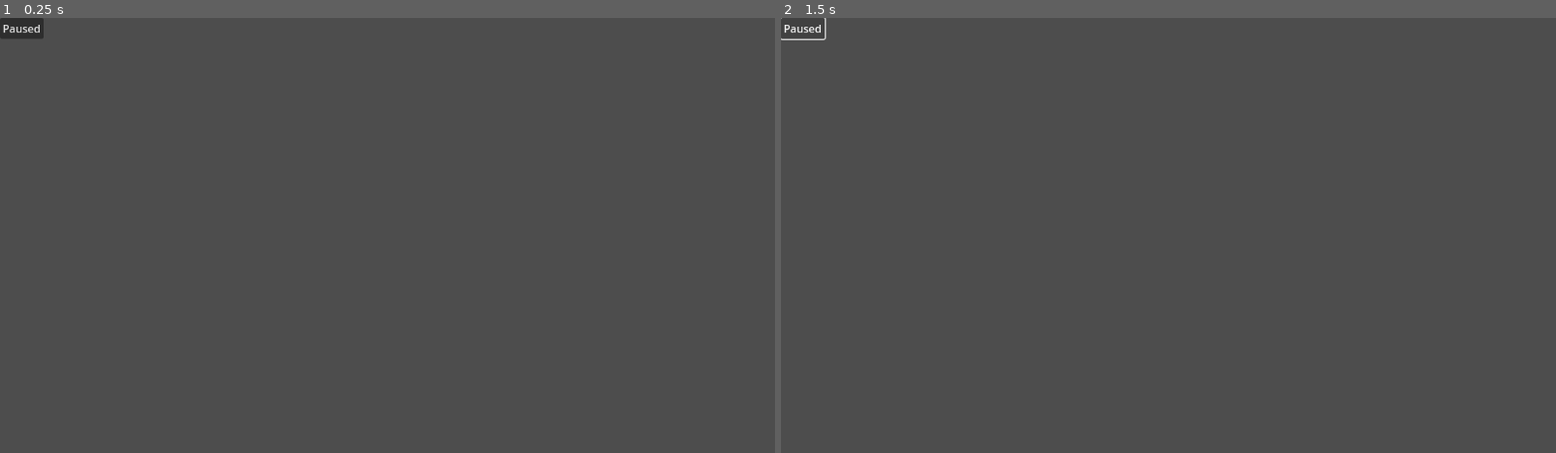
Above: before the commit, frames 1-2 (left to right).
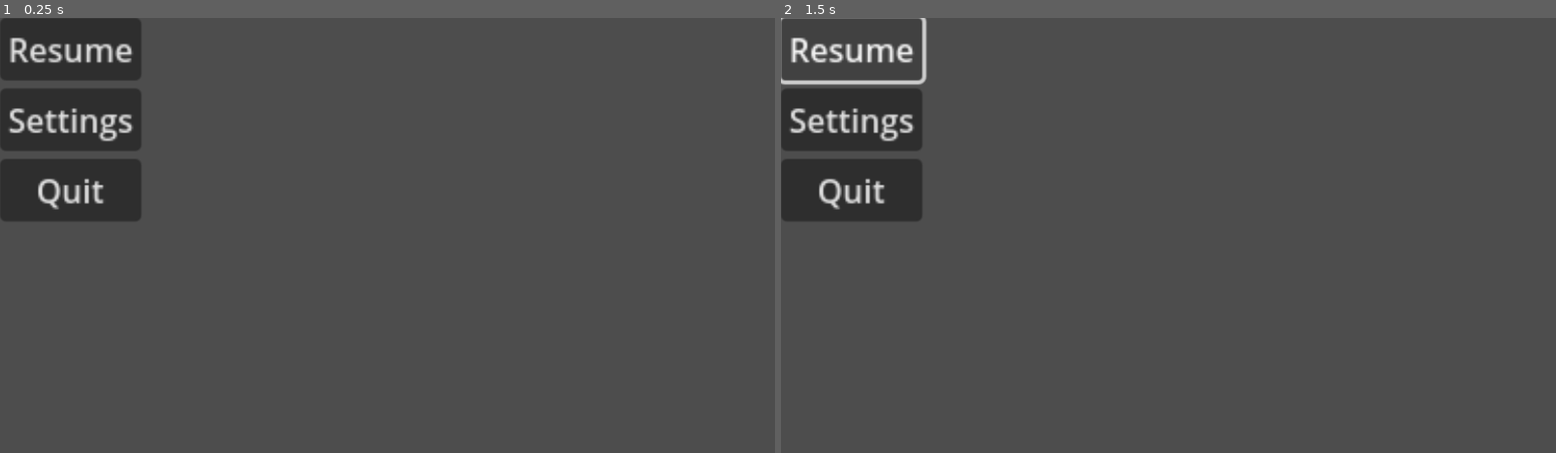
Above: after the commit, the same moments.

Repository: ChaffeyGameDevelopmentClub/CandyShop
Game: Godot game, scene res://Scenes/pause_menu.tscn
The game is run twice, just before and just after one commit, with the same random seed, the same clock (stepped at 60 frames per second) and the same inputs. Before the commit the project has no main scene; this scene is started directly in both runs.
Inputs (mouse positions are in pixels of both pictures, inside the frame that each line leads up to):
- Up to frame 1 (0.25 s): no input
- Up to frame 2 (1.5 s): click (804, 26) at 0.5 s, where only the run before the commit has a clickable "Paused"

The runs differ from the first frame. In frame 1, 6.8% of the frame differs, in the area x 0-19%, y 0-47%; in frame 2, 5.6%.

Commit message:
finished pause menu
need to center pause menu

Diff:
--- a/candyshop/Scenes/pause_menu.gd
+++ b/candyshop/Scenes/pause_menu.gd
@@ -1,8 +1,13 @@
 extends Control
+
+var new_scale: float = 1
 
 func _process(delta: float) -> void:
 	if Input.is_action_just_pressed("esc"):
 		pause_or_unpause()
+
+		position = Vector2 (550, 300)
+		scale = Vector2(new_scale, new_scale)
 
 func pause_or_unpause():
 	if get_tree().paused == true:
--- a/candyshop/Scenes/pause_menu.tscn
+++ b/candyshop/Scenes/pause_menu.tscn
@@ -3,24 +3,35 @@
 [ext_resource type="Script" path="res://Scenes/pause_menu.gd" id="1_isvj5"]
 
 [node name="Pause Menu" type="Control"]
+process_mode = 2
 layout_mode = 3
 anchors_preset = 15
 anchor_right = 1.0
 anchor_bottom = 1.0
 grow_horizontal = 2
 grow_vertical = 2
+scale = Vector2(3, 3)
 script = ExtResource("1_isvj5")
 
 [node name="MarginContainer" type="MarginContainer" parent="."]
 layout_mode = 0
-offset_right = 40.0
-offset_bottom = 40.0
+offset_right = 70.0
+offset_bottom = 101.0
 
 [node name="VBoxContainer" type="VBoxContainer" parent="MarginContainer"]
 layout_mode = 2
+alignment = 1
 
-[node name="Paused" type="Button" parent="MarginContainer/VBoxContainer"]
+[node name="ResumeButton" type="Button" parent="MarginContainer/VBoxContainer"]
 layout_mode = 2
-text = "Paused"
+text = "Resume"
 
-[connection signal="pressed" from="MarginContainer/VBoxContainer/Paused" to="." method="_on_button_pressed"]
+[node name="SettingsButton" type="Button" parent="MarginContainer/VBoxContainer"]
+layout_mode = 2
+text = "Settings"
+
+[node name="QuitButton" type="Button" parent="MarginContainer/VBoxContainer"]
+layout_mode = 2
+text = "Quit"
+
+[connection signal="pressed" from="MarginContainer/VBoxContainer/ResumeButton" to="." method="_on_button_pressed"]
--- a/candyshop/project.godot
+++ b/candyshop/project.godot
@@ -11,6 +11,7 @@
 [application]
 
 config/name="CandyShop"
+run/main_scene="res://Scenes/pause_menu.tscn"
 config/features=PackedStringArray("4.3", "Forward Plus")
 config/icon="res://icon.svg"
 
